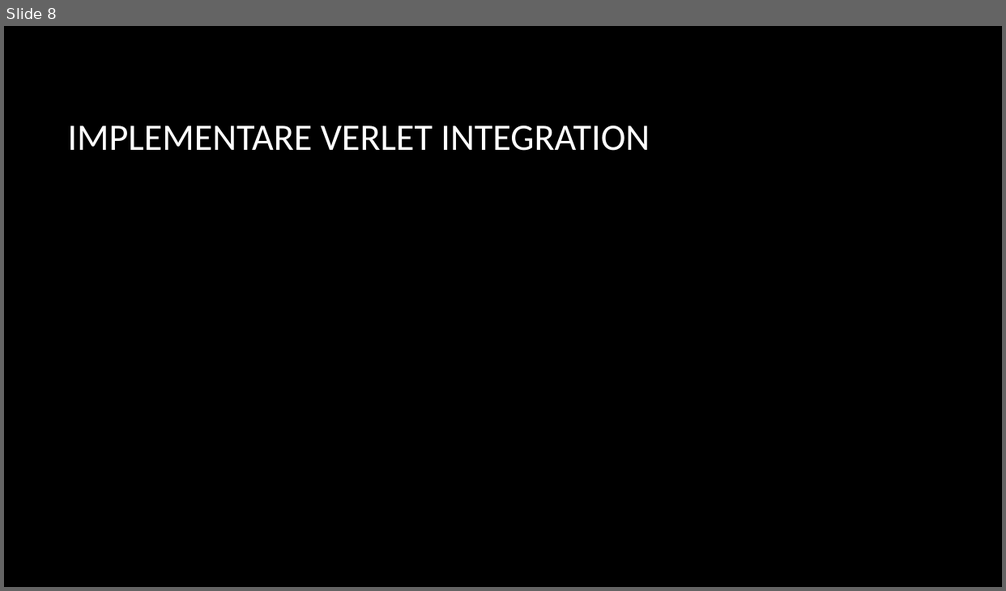
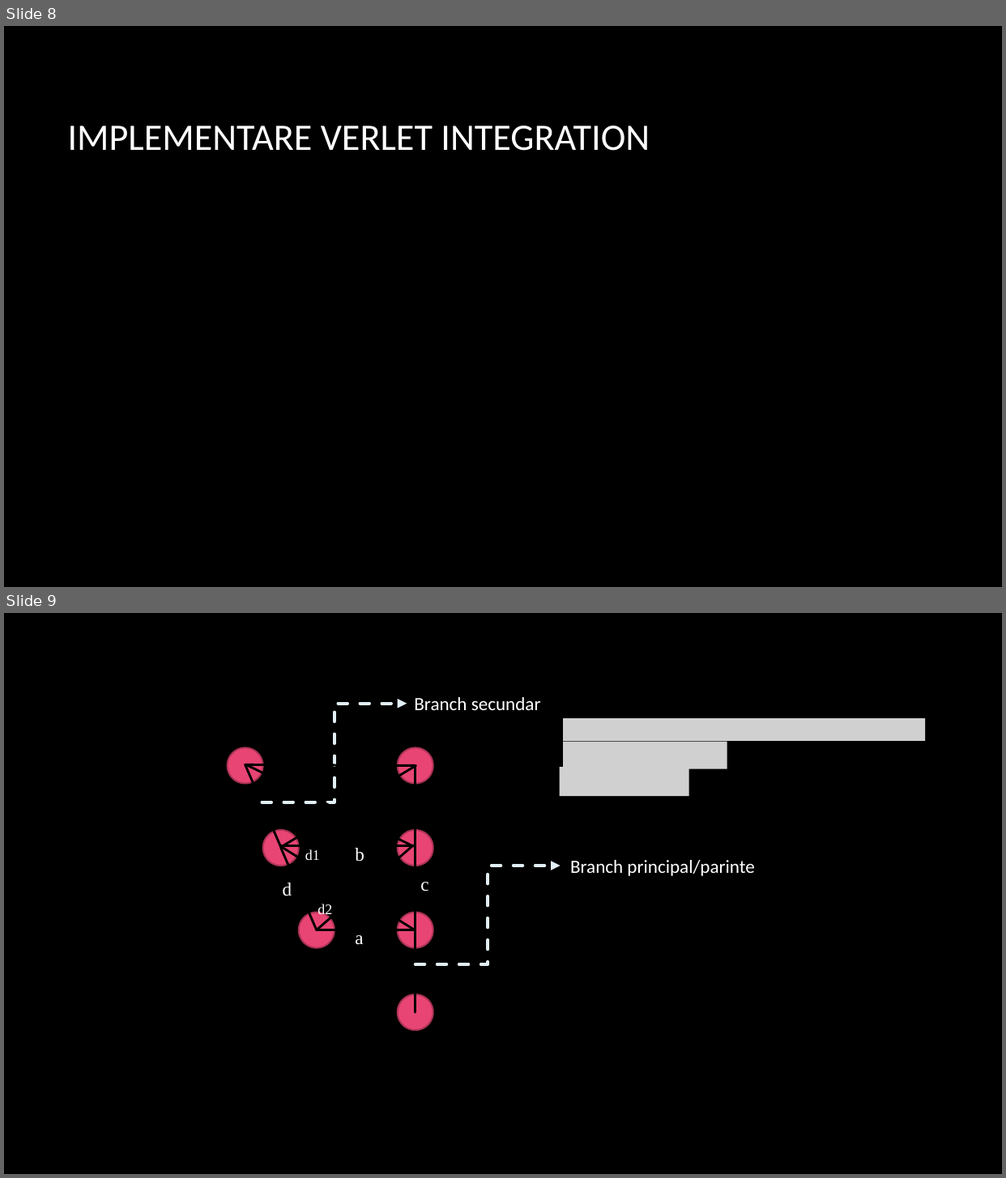
Before and after one commit to AntonVonDelta/ProiectPAS, a slide deck: Prezentare/OceanExploration.pptx. Shown one above the other, each under a label of ours: slide 8 before the commit, slides 8 and 9 after it. The pictures are 1006x591 and 1006x1178 pixels, drawn with LibreOffice and Linux fonts; fonts in the diff are those of the drawing; grey boxes stand for pictures; background and template pictures are left out. Boxes give left, top, right and bottom in pixels: in the first picture for what was removed or moved away, otherwise in the second. Text is boxed around its words. In the diff, an @@ line names an element or a change of style, - is before the commit and + after.

Commit message:
Updated doc

```diff
--- a/Prezentare/OceanExploration.pptx
+++ b/Prezentare/OceanExploration.pptx
@@ slide 9 added at [4,613,1002,1174], background picture (left out) @@
@@ elbow arrow added from (262, 803) to (407, 704), #E1EFF4 3 pt dashed @@
@@ text added at [414,697,541,710], 18 pt, text #FFFFFF @@
+Branch secundar
@@ picture added at [563,718,926,741] @@
@@ ellipse added at [227,747,263,784], fill #E84574, outline #AC3356 1.5 pt @@
@@ ellipse added at [398,747,434,784], fill #E84574, outline #AC3356 1.5 pt @@
@@ picture added at [563,742,727,769] @@
@@ line added from (281, 847) to (245, 765), #000000 2.25 pt @@
@@ line added from (415, 766) to (245, 765), #000000 2.25 pt @@
@@ line added from (247, 766) to (414, 846), #000000 2.25 pt @@
@@ line added from (415, 766) to (283, 846), #000000 2.25 pt @@
@@ line added from (415, 848) to (415, 766), #000000 2.25 pt @@
@@ picture added at [560,767,689,796] @@
@@ ellipse added at [263,830,299,866], fill #E84574, outline #AC3356 1.5 pt @@
@@ ellipse added at [398,830,434,866], fill #E84574, outline #AC3356 1.5 pt @@
@@ line added from (280, 846) to (415, 931), #000000 2.25 pt @@
@@ line added from (317, 931) to (281, 848), #000000 2.25 pt @@
@@ line added from (415, 846) to (281, 846), #000000 2.25 pt @@
@@ text added at [305,850,320,860], 14 pt, text #FFFFFF @@
+d1
@@ line added from (414, 845) to (317, 931), #000000 2.25 pt @@
@@ text added at [355,848,364,862], 18 pt, text #FFFFFF @@
+b
@@ line added from (415, 931) to (415, 848), #000000 2.25 pt @@
@@ elbow arrow added from (415, 965) to (560, 866), #E1EFF4 3 pt dashed @@
@@ text added at [570,860,754,876], 18 pt, text #FFFFFF @@
+Branch principal/parinte
@@ text added at [283,883,292,897], 18 pt, text #FFFFFF @@
+d
@@ text added at [317,904,332,918], 14 pt, text #FFFFFF @@
+d2
@@ text added at [420,882,428,892], 18 pt, text #FFFFFF @@
+c
@@ ellipse added at [299,913,335,948], fill #E84574, outline #AC3356 1.5 pt @@
@@ ellipse added at [398,913,434,948], fill #E84574, outline #AC3356 1.5 pt @@
@@ line added from (415, 931) to (317, 931), #000000 2.25 pt @@
@@ text added at [355,935,363,945], 18 pt, text #FFFFFF @@
+a
@@ line added from (415, 1013) to (415, 931), #000000 2.25 pt @@
@@ ellipse added at [398,995,434,1031], fill #E84574, outline #AC3356 1.5 pt @@
```
